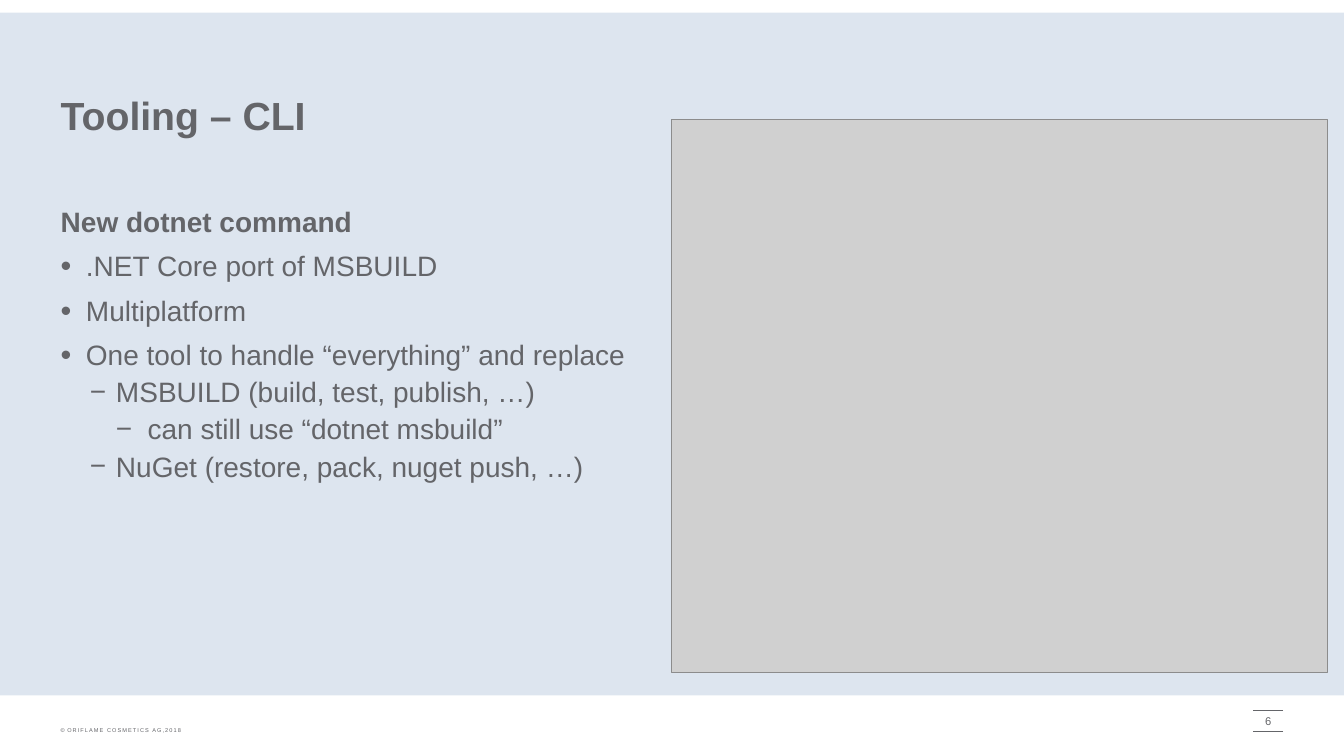
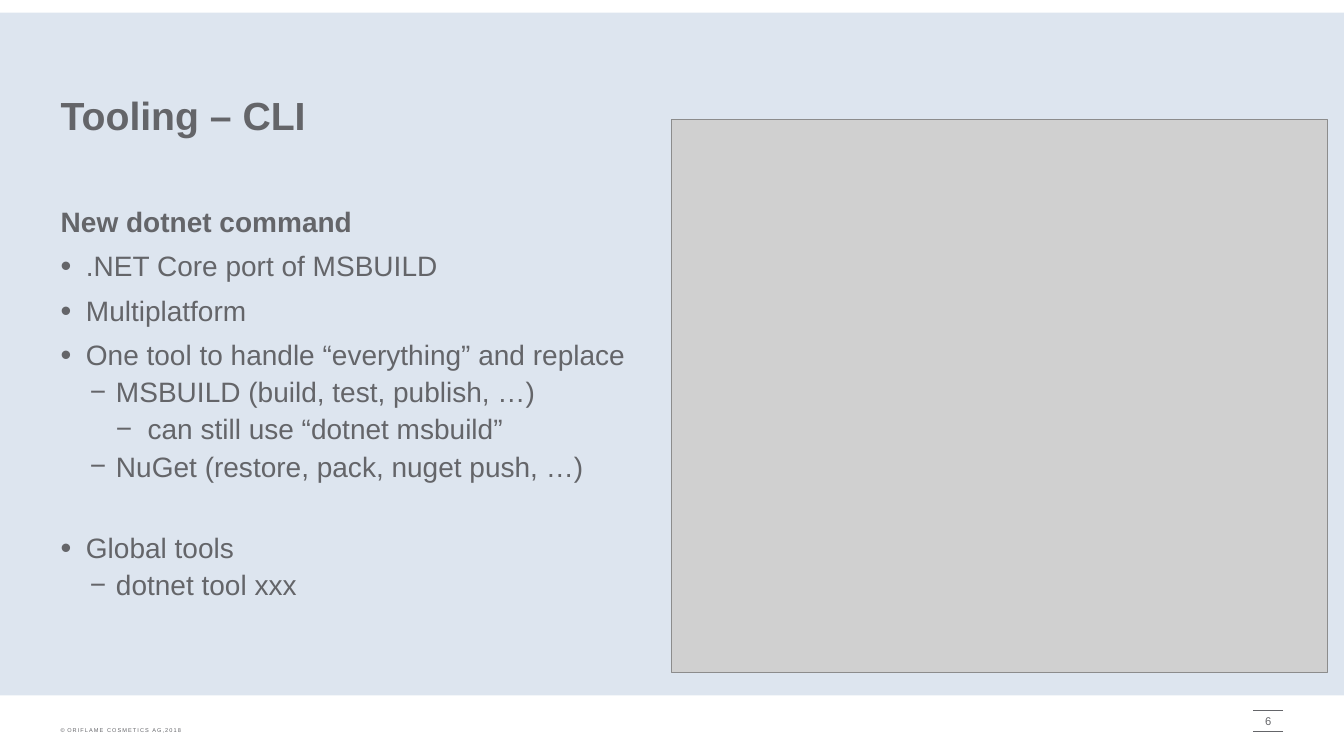
Before and after one commit to onpaj/coreintro, a slide deck: slide 6 of docs/CoreIntro.pptx. Drawn at 1344x756 pixels with LibreOffice and Linux fonts; fonts in the diff are those of the drawing; grey boxes stand for pictures; background and template pictures are left out. Boxes give left, top, right and bottom in pixels: in the first picture for what was removed or moved away, otherwise in the second. Text is boxed around its words. In the diff, an @@ line names an element or a change of style, - is before the commit and + after.

```diff
--- a/docs/CoreIntro.pptx
+++ b/docs/CoreIntro.pptx
@@ text at [86,537,297,595]: paragraphs added @@
+• Global tools
+  − dotnet tool xxx
```
Also in this commit, not shown: 9 other files.
